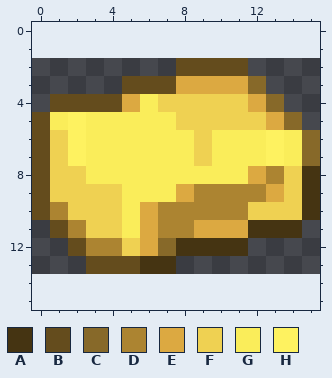
Edited in one commit: pixel-art sprite (examples/ingot.png). Above, as it was before the edit.
The file is 16x12 pixels. Colours within 5 levels of each other are drawn and written as one. The old version is drawn lined up with the new one, on the new canvas.
Palette (. is transparent): A #453412  B #644c1d  C #876929  D #ac8431  E #dca941  F #efd152  G #faed5a  H #fef260
Pixels before, first column x 0:
 2 ........BBBB....
 3 .....BBBEEEEC...
 4 .BBBBEGFFFFFEC..
 5 BGHGGGGGFFFFFEC.
 6 BFHGGGGGGFGGGHGC
 7 BFHGGGGGGFGGGHGC
 8 BFFGGGGGGGGGEDFA
 9 BFFFFGGGEDDDDEFA
10 BDFFFGEDDDDDFFFA
11 .BDFFGEDDEEEAAA.
12 ..BDDFECAAAA....
13 ...BBBAA........
The result:
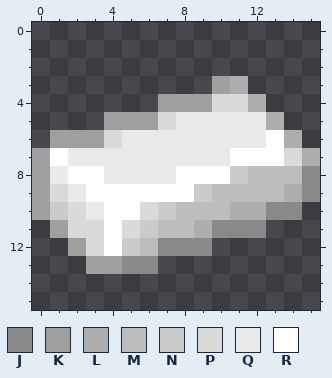
Colours new in this view: J #898989  K #9f9f9f  L #aeaeae  M #bdbdbd  N #cbcbcb  P #dadada  Q #e9e9e9  R #ffffff
Changes in this commit:
canvas 16x12 -> 16x16, the old top-left corner now at 0,2
Changed rows in their new state; - is an unchanged pixel.
first column x 0:
 2 --------....----
 3 -----.....KL.---
 4 -......KKKPPL.--
 5 ....KKKPQQQQQL.-
 6 .KKKPQQQQQQQQRL.
 7 KRQQQQQQQQQRRRPL
 8 KQRRQQQQRRRNMMMJ
 9 KPQRRRRRRNMMMMLJ
10 KNPQRRPNMMMLLJJ.
11 -KPPRPNMMLJJJ..-
12 --KPRNMJJJ..----
13 ---KKJJ.--------
Boxes around the changes in both pictures, in picture pixels (x1, y1, x2, y2):
changed: (32, 58, 320, 274)
